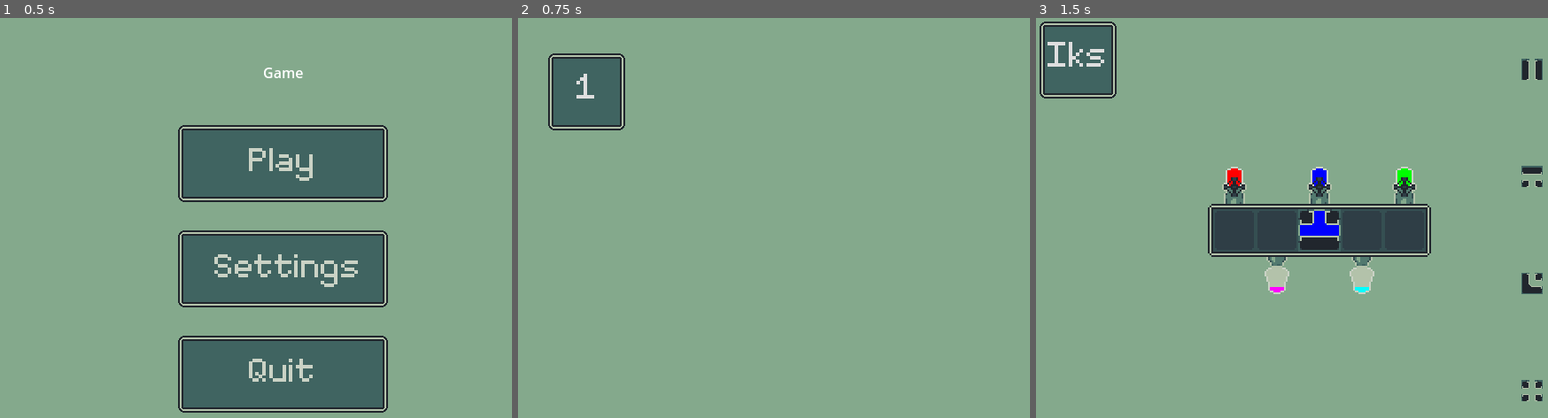
Above: before the commit, frames 1-3 (left to right).
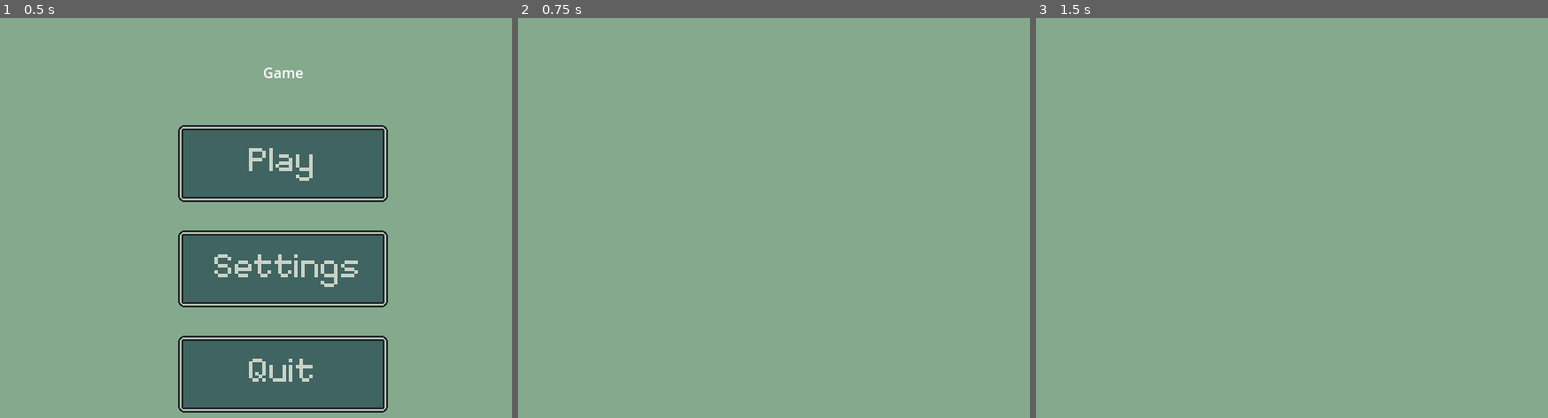
Above: after the commit, the same moments.

Repository: feargrinn/spacejam2024
Game: Godot game, scene res://node_2d.tscn
Same seed, same stepped clock (60 frames per second), same inputs: the game is played once before the commit and once after it.
Inputs (mouse positions are in pixels of both pictures, inside the frame that each line leads up to):
- Up to frame 1 (0.5 s): no input
- Up to frame 2 (0.75 s): click (799, 162) at 0.5 s
- Up to frame 3 (1.5 s): click (1102, 90) at 1.25 s, where only the run before the commit has a clickable "1"

Frame 1 is identical in both runs. In frame 2, 2.9% of the frame differs, in the area x 5-21%, y 8-29%; in frame 3, 11%, in the area x 0-99%, y 0-96%.

Commit message:
test drag

Diff:
--- a/game.tscn
+++ b/game.tscn
@@ -7,9 +7,10 @@
 [ext_resource type="FontFile" uid="uid://cwftwnqfoddyo" path="res://fonts/menu_font.ttf" id="2_rssi8"]
 [ext_resource type="Texture2D" uid="uid://bumfl8xum30i1" path="res://images/menu_button_lvl_empty.png" id="3_eonvc"]
 [ext_resource type="Texture2D" uid="uid://bmcl8la7yqftj" path="res://images/tile_24x24_T.png" id="4_ki1wh"]
+[ext_resource type="Texture2D" uid="uid://c86rrp0hau4hr" path="res://images/menu_button_empty.png" id="5_8wxpr"]
 [ext_resource type="Texture2D" uid="uid://bhyu5wlj0fgaf" path="res://images/tile_24x24_L.png" id="5_clsa2"]
 [ext_resource type="Texture2D" uid="uid://brvo77uobf1cx" path="res://images/tile_24x24_cross.png" id="6_5nono"]
-[ext_resource type="Texture2D" uid="uid://c86rrp0hau4hr" path="res://images/menu_button_empty.png" id="5_8wxpr"]
+[gd_scene load_steps=11 format=3 uid="uid://fhmwenm3h7c7"]
 
 [node name="Game" type="Node2D"]
 texture_filter = 1
@@ -427,6 +428,7 @@
 size_flags_vertical = 3
 texture = ExtResource("6_5nono")
 stretch_mode = 3
+
 [node name="VBoxContainer2" type="VBoxContainer" parent="."]
 offset_left = 185.0
 offset_top = 164.0
